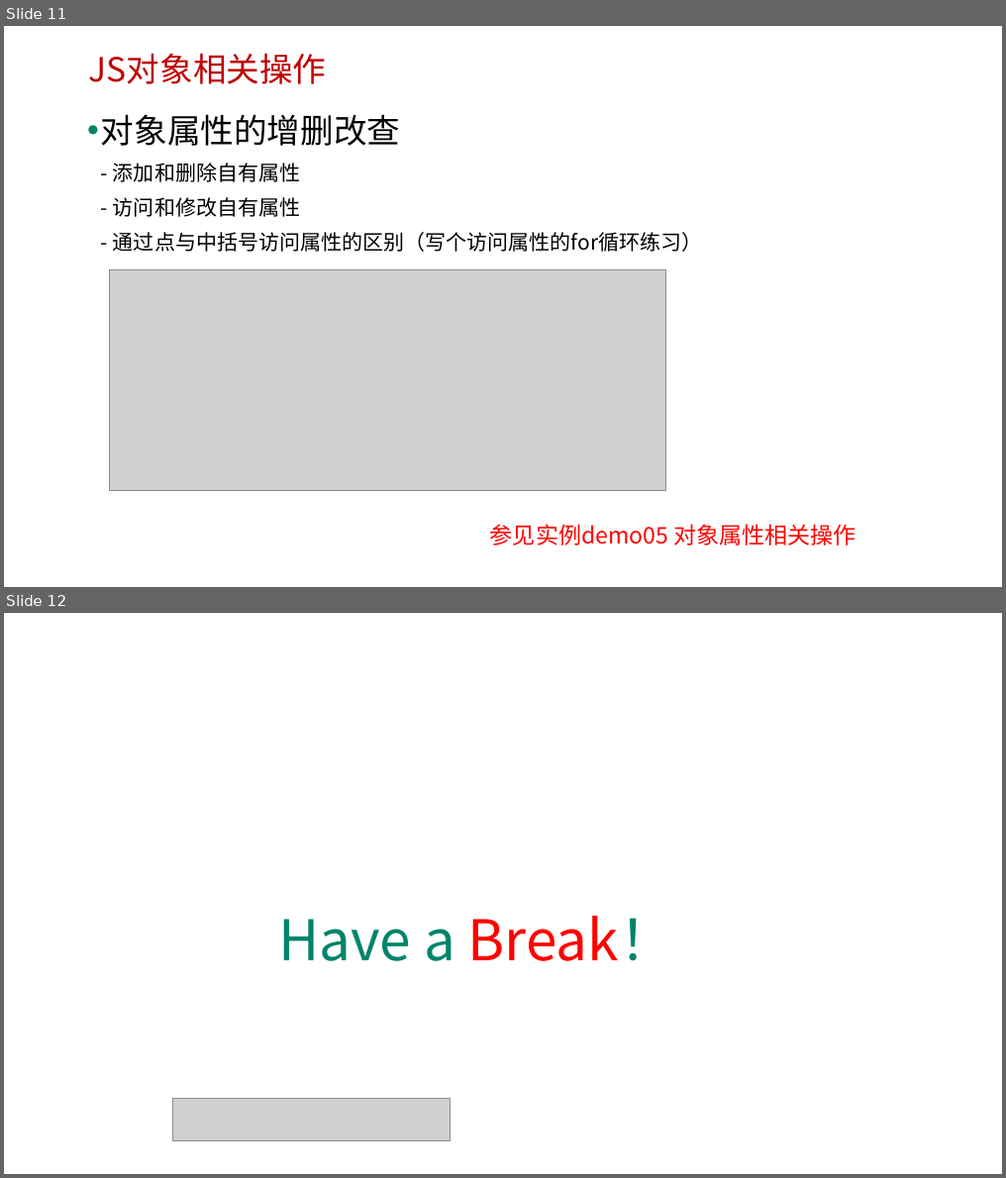
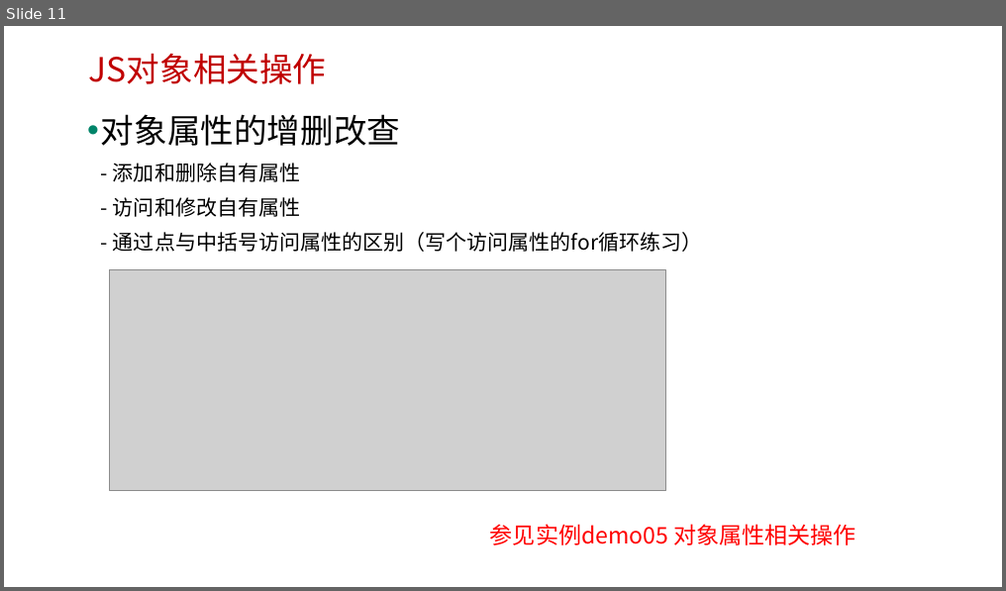
Before and after one commit to edu2act/course-javascript-advanced, a slide deck: 课程PPT/13.JS对象综述.pptx. Shown one above the other, each under a label of ours: slides 11 and 12 before the commit, slide 11 after it. The pictures are 1006x1178 and 1006x591 pixels, drawn with LibreOffice and Linux fonts; fonts in the diff are those of the drawing; grey boxes stand for pictures; background and template pictures are left out. Boxes give left, top, right and bottom in pixels: in the first picture for what was removed or moved away, otherwise in the second. Text is boxed around its words. In the diff, an @@ line names an element or a change of style, - is before the commit and + after.

```diff
--- a/课程PPT/13.JS对象综述.pptx
+++ b/课程PPT/13.JS对象综述.pptx
@@ slide 12 removed at <box>4,613,1002,1174</box>, background picture (left out) @@
@@ title removed at <box>278,916,675,961</box> @@
-Have a Break！
@@ picture removed at <box>173,1098,450,1142</box> @@
```
Also in this commit, not shown: 1 slide added, 1 other file.
